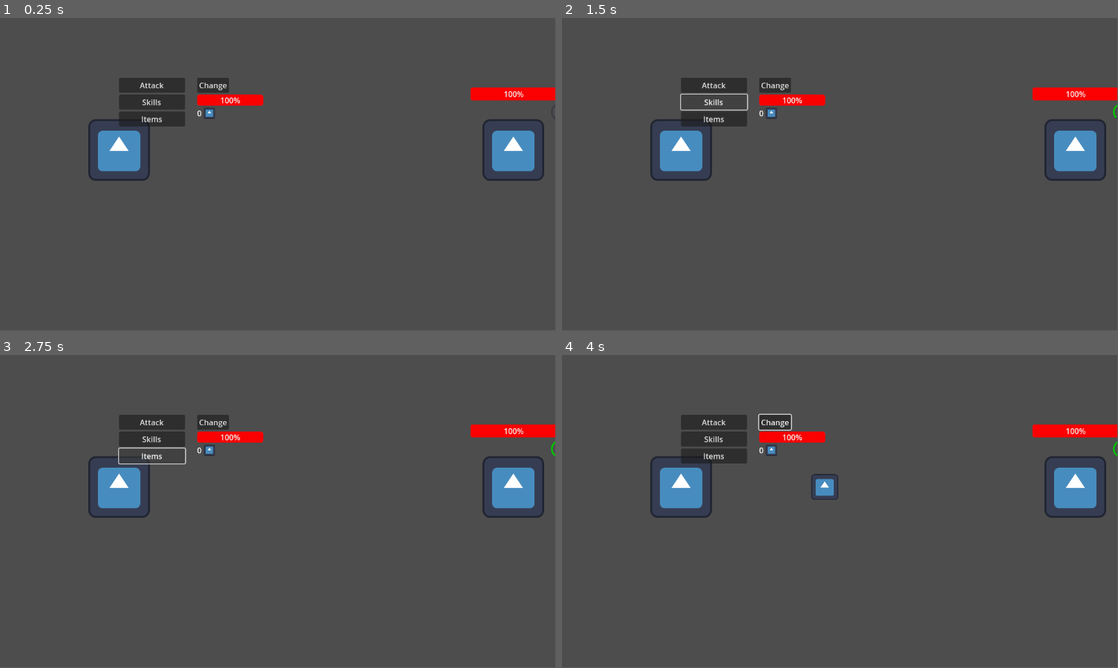
Above: before the commit, frames 1-4 (two rows, left to right).
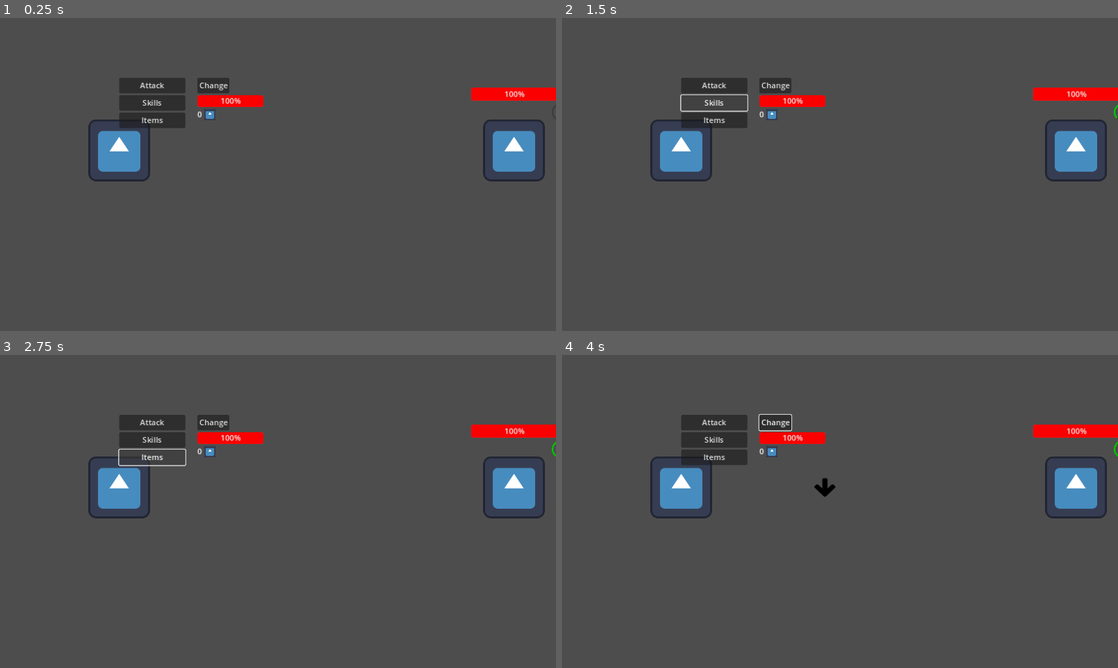
Above: after the commit, the same moments.

Repository: Frajerskie-Game-Studio/Shadow-Delivery
Game: Godot game, scene res://Scenes/World.tscn
The game is run twice, just before and just after one commit, with the same random seed, the same clock (stepped at 60 frames per second) and the same inputs. The engine's default icon, where the game draws it, is replaced by a stand-in: a white triangle on a blue panel in a dark square.
Inputs (mouse positions are in pixels of both pictures, inside the frame that each line leads up to):
- Up to frame 1 (0.25 s): no input
- Up to frame 2 (1.5 s): click "Attack" at 0.5 s; click "Skills" at 1.25 s
- Up to frame 3 (2.75 s): click "Items" at 2 s
- Up to frame 4 (4 s): click "Change" at 2.75 s; tap Enter at 3.5 s; move the mouse to (1073, 442) at 3.52 s; hold D (move_right) from 3.53 s (still down); click (1073, 442) at 3.6 s
In our replay, the window is 799x449 before the commit and 800x450 after it. These sizes can differ from the game's own. Grey fills any space a smaller window leaves; there, only what the larger window draws over its background counts as a difference.

The runs differ from the first frame. In frame 1, 0.9% of the frame differs, in the area x 17-100%, y 20-53%; in frame 2, 1.0%; in frame 3, 1.0%; in frame 4, 1.2%, in the area x 17-100%, y 18-53%.

Commit message:
Updating mele skill checks

Diff:
--- a/Scenes/Actors/Player.tscn
+++ b/Scenes/Actors/Player.tscn
@@ -37,7 +37,6 @@
 [node name="MeleSkillCheck" type="Sprite2D" parent="."]
 visible = false
 position = Vector2(298, 0)
-scale = Vector2(0.4375, 0.414063)
-texture = ExtResource("1_rlupw")
+scale = Vector2(1.058, 1)
 
 [connection signal="i_will_attack" from="AttackMenu" to="." method="_on_attack_menu_i_will_attack"]
--- a/project.godot
+++ b/project.godot
@@ -14,6 +14,10 @@
 run/main_scene="res://Scenes/World.tscn"
 config/features=PackedStringArray("4.2", "Forward Plus")
 config/icon="res://icon.svg"
+
+[display]
+
+window/stretch/mode="canvas_items"
 
 [input]
 
--- a/scripts/Actors/Player.gd
+++ b/scripts/Actors/Player.gd
@@ -2,7 +2,10 @@
 
 var timer
 var wait_timer
-var d = 0
+#var d = 0
+var skillChecks = []
+var possibleSkillChecks = ["move_left", "move_right", "move_up", "move_down"]
+var skillCheckStep = 0
 
 func _init():
 	character_file_path = "res://Data/mikut_data.json"
@@ -47,10 +50,14 @@
 
 func _process(delta):
 	if duringSkillCheck:
-		if Input.is_action_pressed("move_left"):
+		if Input.is_action_just_pressed(skillChecks[skillCheckStep], true):
 			duringSkillCheck = false
 			timer.timeout.emit()
 			timer.stop()
+			#if skillCheckStep < len(skillChecks) - 1:
+				#skillCheckStep += 1
+
+
 	if waiting and !wait_timer.is_paused():
 		#100 / floor(wait_timer.wait_time / delta)
 		$AttackMenu/HBoxContainer/RightMenu/ChangeAndTime/WaitTimeBar.step = $AttackMenu/HBoxContainer/RightMenu/ChangeAndTime/WaitTimeBar.max_value / (wait_timer.wait_time / delta)
@@ -67,20 +74,43 @@
 	timer.wait_time = float(attack.wait_time)
 	timer.timeout.connect(_on_timer_timeout)
 	add_child(timer)
+	#asdasd
+	for i in range(4):
+		var rand = RandomNumberGenerator.new()
+		skillChecks.append(possibleSkillChecks[rand.randi_range(0, len(possibleSkillChecks) - 1)])
+	$MeleSkillCheck.texture = load("res://Graphics/" + str(skillChecks[skillCheckStep]) +".png")
+	print(skillChecks)
 	duringSkillCheck = true
 	selected_attack = attack
 	timer.start()
 
 func _on_timer_timeout():
-	$MeleSkillCheck.visible = false
-	if duringSkillCheck:
-		skillCheckFailed = true
-		attacking.emit({"dmg": 0})
-		print("failed")
-	else:
-		print("correct")
-		attacking.emit(selected_attack)
-	timer.queue_free()
+		$MeleSkillCheck.visible = false
+		if duringSkillCheck:
+			skillCheckFailed = true
+			attacking.emit({"dmg": 0})
+			print("failed")
+			timer.queue_free()
+		else:
+			if skillCheckStep == len(skillChecks) - 1:
+				print("correct")
+				attacking.emit(selected_attack)
+				timer.queue_free()
+				skillChecks.clear()
+				skillCheckStep = 0
+			else:
+				skillCheckStep += 1
+				duringSkillCheck = true
+				$MeleSkillCheck.texture = load("res://Graphics/" + str(skillChecks[skillCheckStep]) +".png")
+				$MeleSkillCheck.visible = true
+				var temp_wait_time = timer.wait_time
+				timer.queue_free()
+				timer = Timer.new()
+				timer.one_shot = true
+				timer.wait_time = float(temp_wait_time)
+				timer.timeout.connect(_on_timer_timeout)
+				add_child(timer)
+				timer.start()
 
 func _on_attack_done():
 	can_be_attacked = true
Binary file added: Graphics/move_down.png
Not shown, added: Graphics/move_down.png.import
Binary file added: Graphics/move_left.png
Not shown, added: Graphics/move_left.png.import
Binary file added: Graphics/move_right.png
Not shown, added: Graphics/move_right.png.import
Binary file added: Graphics/move_up.png
Not shown, added: Graphics/move_up.png.import
